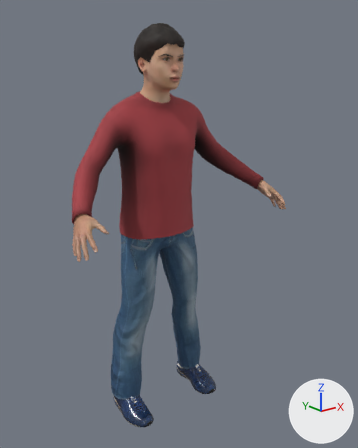
Before and after pictures for a commit that changed the glTF model public/life/assets/cast/teen.glb.
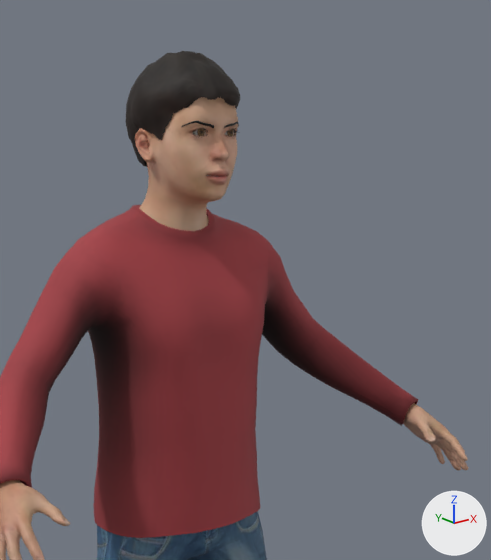
Old and new are each drawn whole from a 50 mm lens placed at (-1.137, -1.586, 1.391), pointed at (0.037, -0.119, 0.804) and again close up on the part from 22% to 83% of the width and 0% to 56% of the height. Arrows for +X, +Y and +Z are at lower right; the lights stay in place. The first two pictures are the older version.

In view in the first close-up: 'Body', 'Clothes', 'Hair', 'Head' and 2 more.
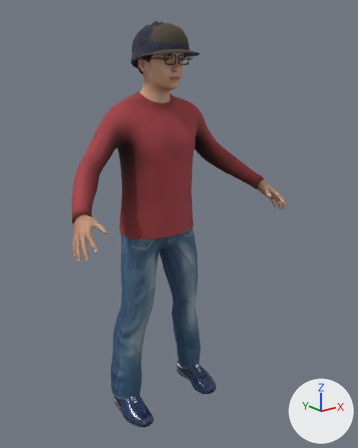
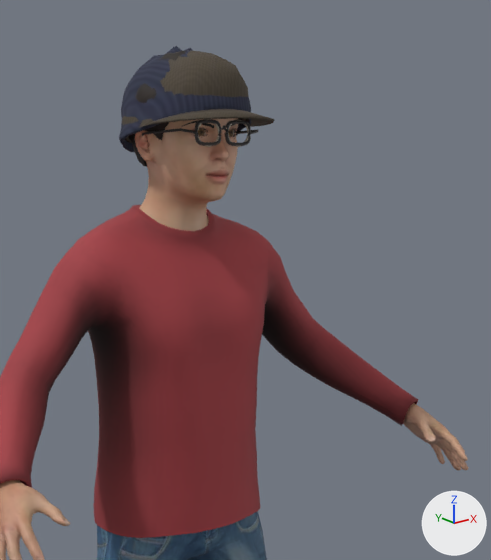
Boxes [x1, y1, x2, y2] around the edits, measured in the close-ups (491 x 560 px):
'Acc_cap_flat', added (brown)
    after: [121, 51, 275, 143]
'Acc_beanie', added (blue)
    after: [119, 46, 251, 152]
'Acc_glasses_square', added
    after: [137, 120, 258, 151]
'Hair_hat', added (mostly hidden)
    after: [131, 122, 169, 166]
'Acc_glasses_round', added
    after: [197, 119, 249, 147]

Edits to the bpy script that builds the scene:
```text
Add img_acc_cap_tweed:
    img_acc_cap_tweed = load_image('acc_cap_tweed', '_unpacked/acc_cap_tweed', 128, 128, 'sRGB')
Add img_acc_beanie_knit:
    img_acc_beanie_knit = load_image('acc_beanie_knit', '_unpacked/acc_beanie_knit', 128, 128, 'sRGB')
Add mat_acc_glasses_square:
    mat_acc_glasses_square = principled_material('acc_glasses_square')
    mat_acc_glasses_square.base_color = (0.04, 0.035, 0.035)  # dark grey #383535
    mat_acc_glasses_square.roughness = 0.35
Add mat_acc_glasses_round:
    mat_acc_glasses_round = principled_material('acc_glasses_round')
    mat_acc_glasses_round.base_color = (0.55, 0.5, 0.42)  # light grey #c4bcad
    mat_acc_glasses_round.metallic = 1.0
    mat_acc_glasses_round.roughness = 0.3
Add mat_acc_cap:
    mat_acc_cap = principled_material('acc_cap')
    mat_acc_cap.texture = img_acc_cap_tweed
    mat_acc_cap.roughness = 0.9
Add mat_acc_beanie:
    mat_acc_beanie = principled_material('acc_beanie')
    mat_acc_beanie.texture = img_acc_beanie_knit
    mat_acc_beanie.roughness = 0.95
Add me_teen_hair_001:
    me_teen_hair_001.from_pydata(...)  # 1755 vertices, 3344 faces; spans x -0.085..0.083, y -0.153..0.046, z 1.35..1.543
    me_teen_hair_001.materials.append(mat_teen_hair)
Add me_acc_glasses_square:
    me_acc_glasses_square.from_pydata(...)  # 402 vertices, 792 faces; spans x -0.078..0.078, y -0.159..-0.021, z 1.395..1.441
    me_acc_glasses_square.materials.append(mat_acc_glasses_square)  # dark grey #383535
Add me_acc_glasses_round:
    me_acc_glasses_round.from_pydata(...)  # 402 vertices, 792 faces; spans x -0.077..0.077, y -0.158..-0.022, z 1.395..1.442
    me_acc_glasses_round.materials.append(mat_acc_glasses_round)  # light grey #c4bcad
Add me_acc_cap_flat:
    me_acc_cap_flat.from_pydata(...)  # 1192 vertices, 2380 faces; spans x -0.119..0.105, y -0.215..0.055, z 1.404..1.547
    me_acc_cap_flat.materials.append(mat_acc_cap)  # picture img_acc_cap_tweed
Add me_acc_beanie:
    me_acc_beanie.from_pydata(...)  # 1120 vertices, 2236 faces; spans x -0.11..0.11, y -0.168..0.056, z 1.391..1.554
    me_acc_beanie.materials.append(mat_acc_beanie)  # picture img_acc_beanie_knit
Add ob_hair_hat:
    ob_hair_hat = bpy.data.objects.new('Hair_hat', me_teen_hair_001)
    ob_hair_hat.location = (0.0, 0.0, 0.0)
Add ob_acc_glasses_square:
    ob_acc_glasses_square = bpy.data.objects.new('Acc_glasses_square', me_acc_glasses_square)
    ob_acc_glasses_square.location = (0.0, 0.0, 0.0)
Add ob_acc_glasses_round:
    ob_acc_glasses_round = bpy.data.objects.new('Acc_glasses_round', me_acc_glasses_round)
    ob_acc_glasses_round.location = (0.0, 0.0, 0.0)
Add ob_acc_cap_flat:
    ob_acc_cap_flat = bpy.data.objects.new('Acc_cap_flat', me_acc_cap_flat)
    ob_acc_cap_flat.location = (0.0, 0.0, 0.0)
Add ob_acc_beanie:
    ob_acc_beanie = bpy.data.objects.new('Acc_beanie', me_acc_beanie)
    ob_acc_beanie.location = (0.0, 0.0, 0.0)
```
